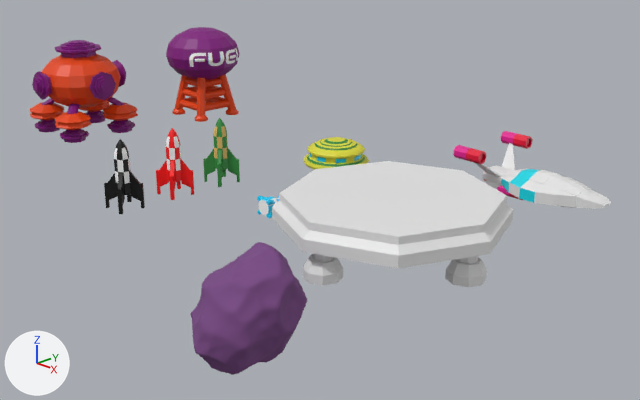
The Blender file art/3d/collection.blend as it was, and as the next commit left it.
Camera for both pictures: a 50 mm camera at (14.52, -16.24, 9.0) aimed at (-5.26, 2.37, -0.66). Arrows for +X, +Y and +Z are at lower left; the lights stay in place.

In view in the first picture: 'Cylinder.003', 'Cylinder.016', 'Cylinder.020', 'Cylinder.021', 'Hull', 'Rocket.Black', 'Rocket.Green', 'Rocket.Red', 'Sphere', 'Sphere.001', 'UFO.Hull', 'rock'.
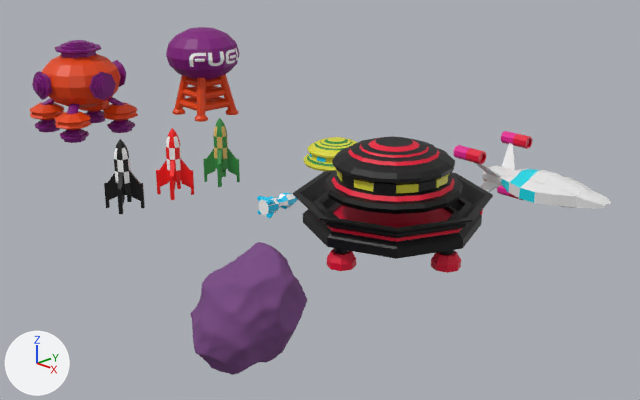
Commit message: added base

Boxes (x1, y1, x2, y2) around the edits, measured in the pictures (640 x 400 px):
'Cylinder.021', deleted: before (272, 161, 514, 269)
'Base.base', added: after (293, 170, 493, 273)
    faces in mat_rocket_black (black #000000): (293, 170, 493, 259)
    faces in mat_basered_001 (red #e70034): (319, 205, 462, 273)
'Base.UFO.Hull.001', added: after (323, 136, 463, 214)
    faces in mat_rocket_black (black #000000): (323, 136, 463, 214)
    faces in mat_basered_001 (red #e70034): (331, 139, 455, 202)
'Cylinder.020', deleted: before (303, 254, 487, 287)
'Base.UFO.Win.008', added: after (396, 184, 419, 193)
'Base.UFO.Win.007', added: after (354, 179, 374, 192)
'Base.UFO.Win.005', added: after (436, 174, 448, 188)
'Base.UFO.Win.006', added: after (337, 171, 450, 181)

Patch to the scene script:
```diff
--- a/art/3d/collection.blend.py
+++ b/art/3d/collection.blend.py
@@ me_cylinder_037 @@
+me_cylinder_037.from_pydata(...)  # 16 vertices, 10 faces; spans x -1.15..1.15, y -0.88..0.88, z -0.78..0.78
+me_cylinder_037.materials.append(mat_ufo_hull)  # yellow #dfda38
@@ me_cylinder_036 @@
+me_cylinder_036.from_pydata(...)  # 16 vertices, 10 faces; spans x -0.47..0.47, y -1.25..1.25, z -0.78..0.78
+me_cylinder_036.materials.append(mat_ufo_hull)  # yellow #dfda38
@@ me_cylinder_035 @@
+me_cylinder_035.from_pydata(...)  # 16 vertices, 10 faces; spans x -0.88..0.88, y -1.15..1.15, z -0.78..0.78
+me_cylinder_035.materials.append(mat_ufo_hull)  # yellow #dfda38
@@ me_cylinder_034 @@
+me_cylinder_034.from_pydata(...)  # 16 vertices, 10 faces; spans x -1.25..1.25, y -0.47..0.47, z -0.78..0.78
+me_cylinder_034.materials.append(mat_ufo_hull)  # yellow #dfda38
@@ me_cylinder_033 @@
+me_cylinder_033.from_pydata(...)  # 384 vertices, 362 faces; spans x -1.55..1.55, y -1.55..1.55, z -5.3..4.83
+# faces by material slot: [265, 80, 17]
+me_cylinder_033.materials.append(mat_rocket_black)  # black #000000
+me_cylinder_033.materials.append(mat_basered_001)  # red #e70034
+me_cylinder_033.materials.append(mat_basered_001)  # red #e70034
@@ me_cylinder_030_1 @@
+me_cylinder_030_1.from_pydata(...)  # 288 vertices, 262 faces; spans x -3.47..3.47, y -3.47..3.47, z -0.96..1.0
+# faces by material slot: [149, 113]
+me_cylinder_030_1.materials.append(mat_rocket_black)  # black #000000
+me_cylinder_030_1.materials.append(mat_basered_001)  # red #e70034
@@ ob_cylinder_020 @@
-ob_cylinder_020 = bpy.data.objects.new('Cylinder.020', me_cylinder_030)
-ob_cylinder_020.location = (0.0, 0.0, 0.0)
-ob_cylinder_020.rotation_euler = (0.0, 0.0, 0.785)  # degrees (0, 0, 45)
@@ ob_cylinder_021 @@
-ob_cylinder_021 = bpy.data.objects.new('Cylinder.021', me_cylinder_031)
-ob_cylinder_021.location = (0.0, 0.0, 0.98)
-ob_cylinder_021.rotation_euler = (0.0, 0.0, 0.785)  # degrees (0, 0, 45)
-ob_cylinder_021.scale = (0.922, 0.922, 1.0)
@@ ob_base_ufo_win_008 @@
+ob_base_ufo_win_008 = bpy.data.objects.new('Base.UFO.Win.008', me_cylinder_037)
+ob_base_ufo_win_008.location = (0.0, 0.0, 2.06)
+ob_base_ufo_win_008.scale = (1.16, 1.16, 0.131)
@@ ob_base_ufo_win_007 @@
+ob_base_ufo_win_007 = bpy.data.objects.new('Base.UFO.Win.007', me_cylinder_036)
+ob_base_ufo_win_007.location = (0.0, 0.0, 2.06)
+ob_base_ufo_win_007.scale = (1.16, 1.16, 0.131)
@@ ob_base_ufo_win_006 @@
+ob_base_ufo_win_006 = bpy.data.objects.new('Base.UFO.Win.006', me_cylinder_035)
+ob_base_ufo_win_006.location = (0.0, 0.0, 2.06)
+ob_base_ufo_win_006.scale = (1.16, 1.16, 0.131)
@@ ob_base_ufo_win_005 @@
+ob_base_ufo_win_005 = bpy.data.objects.new('Base.UFO.Win.005', me_cylinder_034)
+ob_base_ufo_win_005.location = (0.0, 0.0, 2.06)
+ob_base_ufo_win_005.scale = (1.16, 1.16, 0.131)
@@ ob_base_ufo_hull_001 @@
+ob_base_ufo_hull_001 = bpy.data.objects.new('Base.UFO.Hull.001', me_cylinder_033)
+ob_base_ufo_hull_001.location = (0.0, 0.0, 2.09)
+ob_base_ufo_hull_001.scale = (1.16, 1.16, 0.159)
@@ ob_base_base @@
+ob_base_base = bpy.data.objects.new('Base.base', me_cylinder_030_1)
+ob_base_base.location = (0.0, 0.0, 0.71)
+ob_base_base.rotation_euler = (0.0, 0.0, 0.785)  # degrees (0, 0, 45)
+ob_base_base.scale = (0.743, 0.743, 0.743)
```
